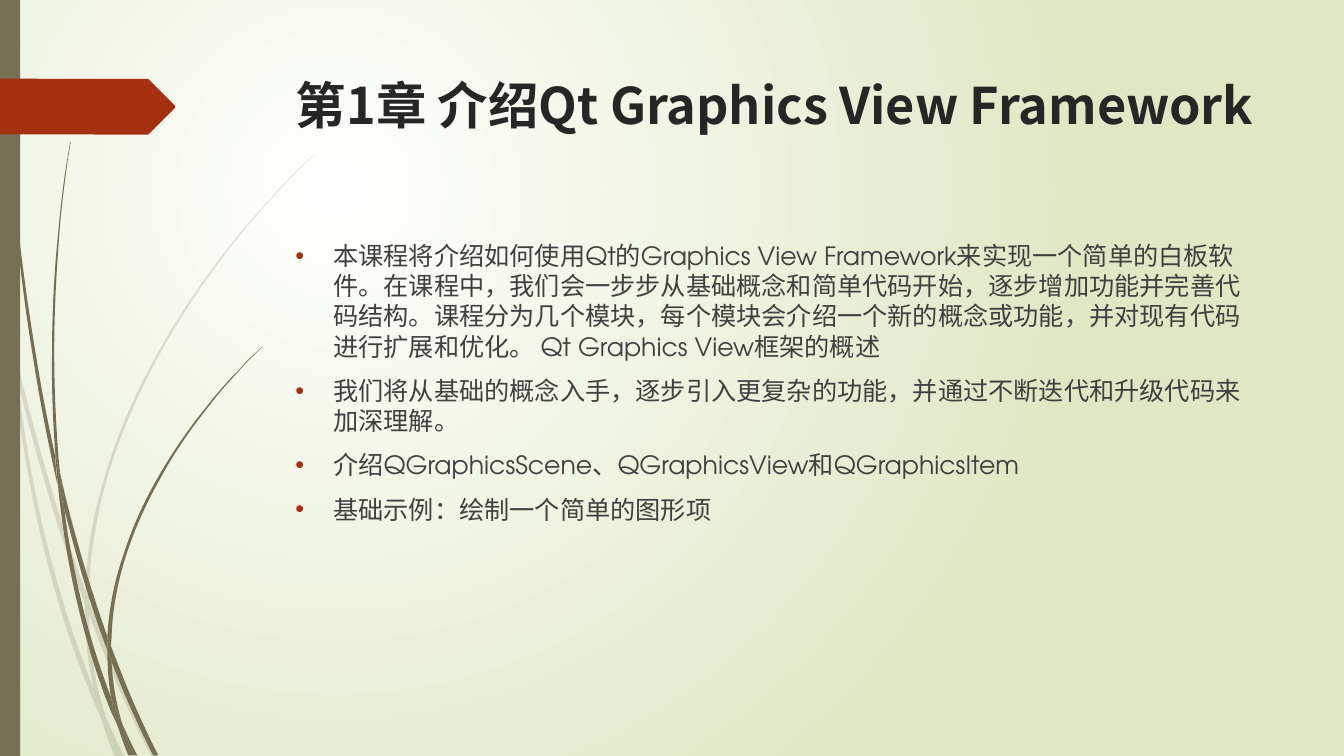
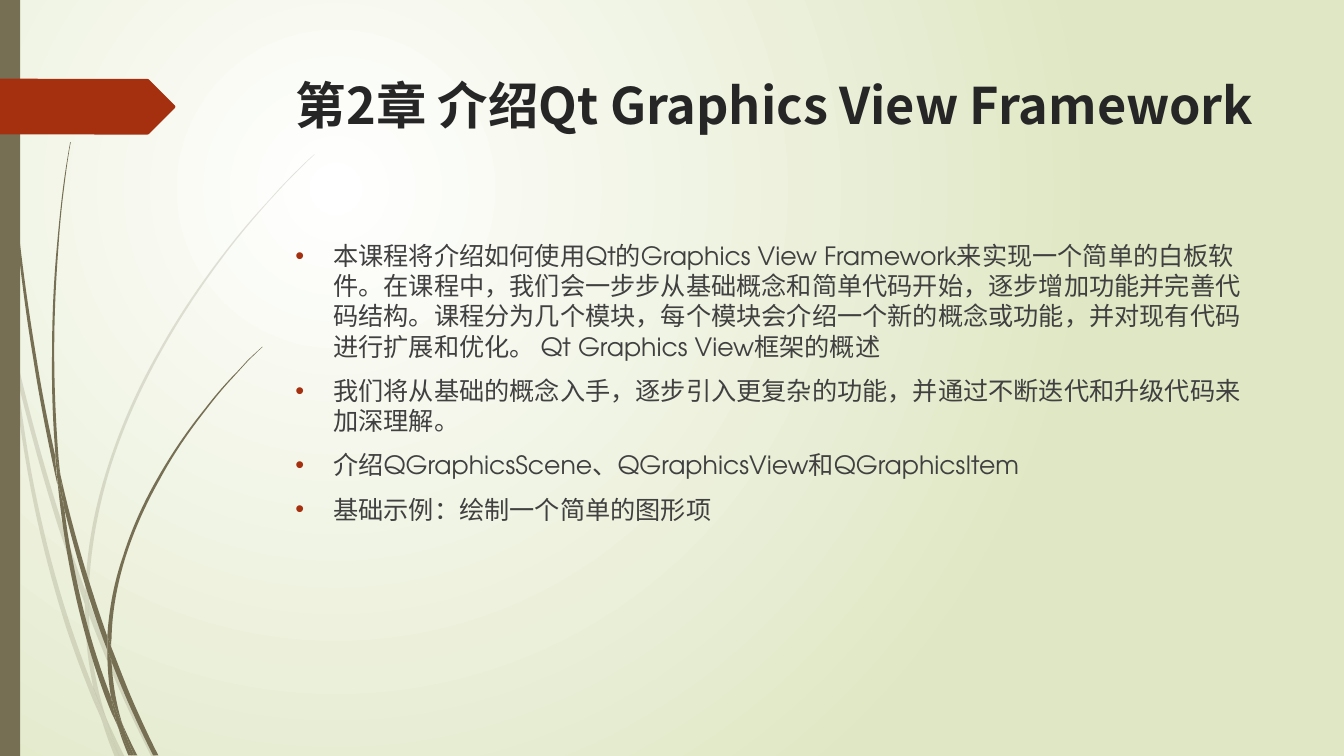
Before and after one commit to liuty2006/draw, a slide deck: slide 3 of docs/draw.pptx (slide 2 before the commit). Drawn at 1344x756 pixels with LibreOffice and Linux fonts; fonts in the diff are those of the drawing. Boxes give left, top, right and bottom in pixels: in the first picture for what was removed or moved away, otherwise in the second. Text is boxed around its words. In the diff, an @@ line names an element or a change of style, - is before the commit and + after.

```diff
--- a/docs/draw.pptx
+++ b/docs/draw.pptx
@@ title at (x1=296, y1=80, x2=1253, y2=135): text changed @@
-第1章 介绍Qt Graphics View Framework
+第2章 介绍Qt Graphics View Framework
```
Also in this commit, not shown: 3 other slides changed, 1 slide added.
